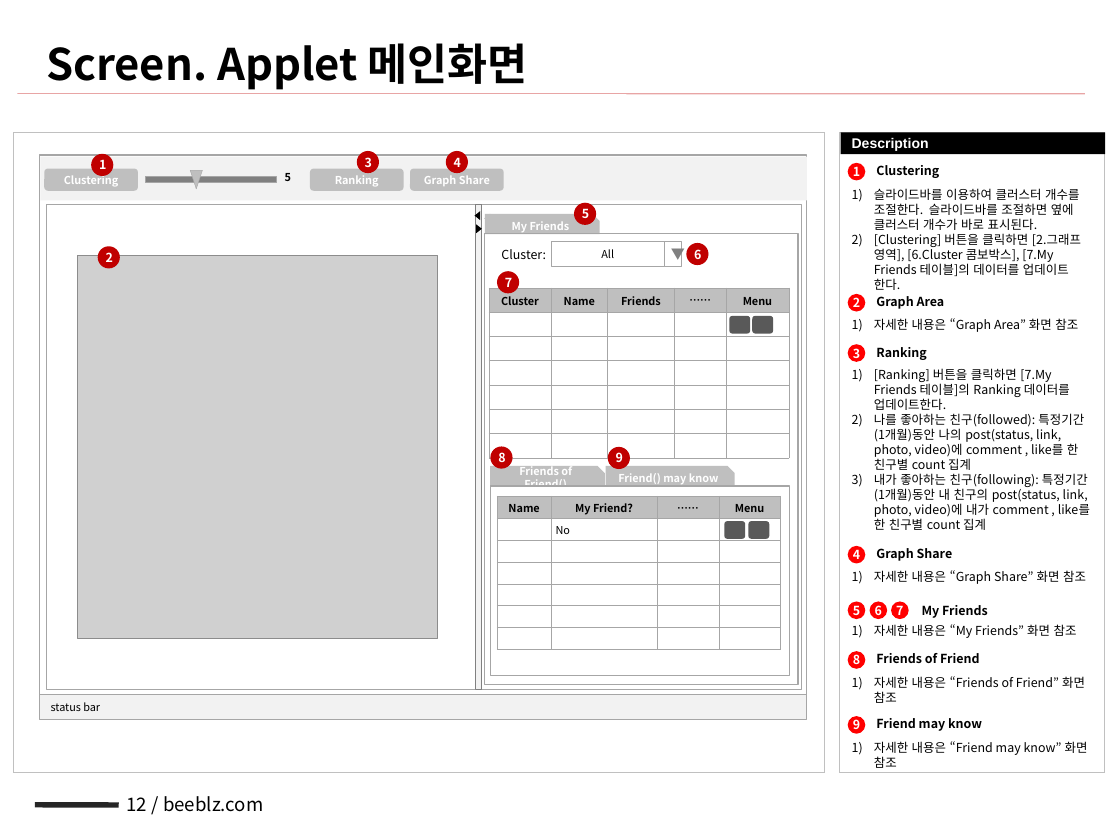
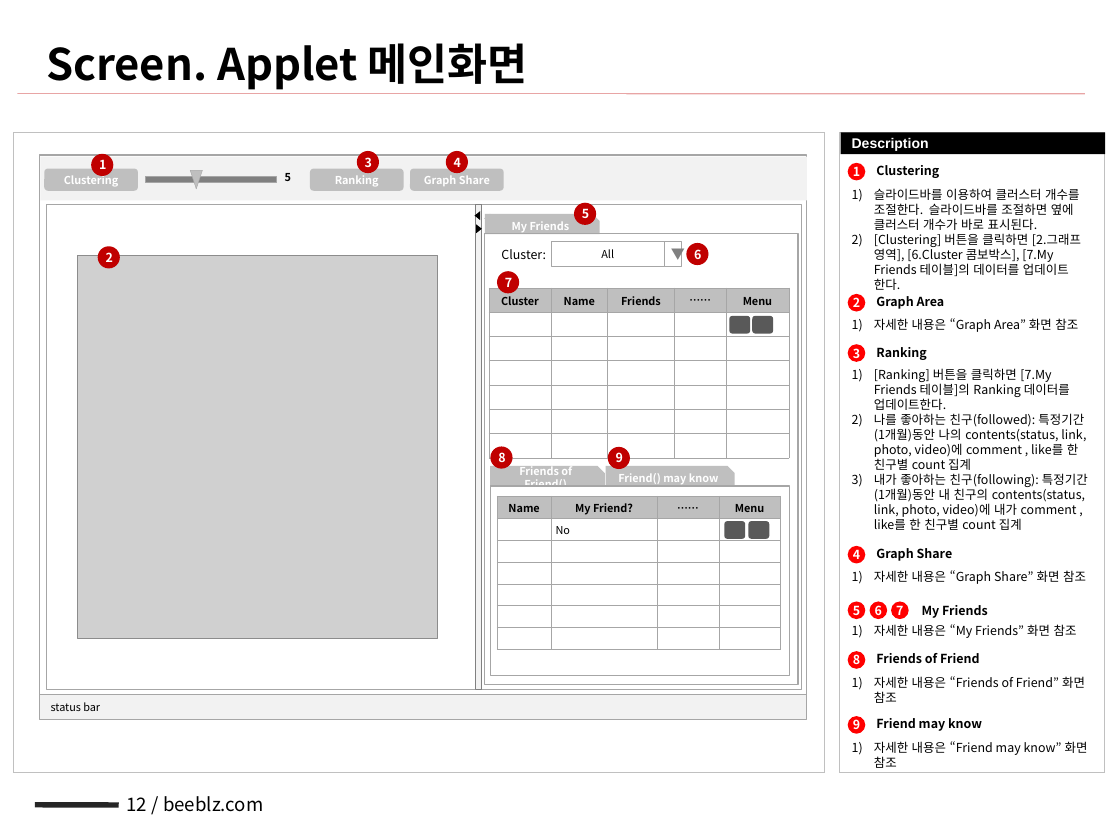
Before and after one commit to NathanaelFebrianto/sonya, a slide deck: slide 12 of beeblz/beeblz-facebook/doc/facebook_sna_v0.1_20101216_배영규.pptx. Drawn at 1120x840 pixels with LibreOffice and Linux fonts; fonts in the diff are those of the drawing; grey boxes stand for pictures. Boxes give left, top, right and bottom in pixels: in the first picture for what was removed or moved away, otherwise in the second. Text is boxed around its words. In the diff, an @@ line names an element or a change of style, - is before the commit and + after.

```diff
--- a/beeblz/beeblz-facebook/doc/facebook_sna_v0.1_20101216_배영규.pptx
+++ b/beeblz/beeblz-facebook/doc/facebook_sna_v0.1_20101216_배영규.pptx
@@ text at (874,413,1088,530): text changed @@
-2) 나를 좋아하는 친구(followed): 특정기간(1개월)동안 나의 post(status, link, photo, video)에 comment , like를 한 친구별 count 집계
-3) 내가 좋아하는 친구(following): 특정기간(1개월)동안 내 친구의 post(status, link, photo, video)에 내가 comment , like를 한 친구별 count 집계
+2) 나를 좋아하는 친구(followed): 특정기간(1개월)동안 나의 contents(status, link, photo, video)에 comment , like를 한 친구별 count 집계
+3) 내가 좋아하는 친구(following): 특정기간(1개월)동안 내 친구의 contents(status, link, photo, video)에 내가 comment , like를 한 친구별 count 집계
```
Also in this commit, not shown: 6 other slides changed, 2 other files.
